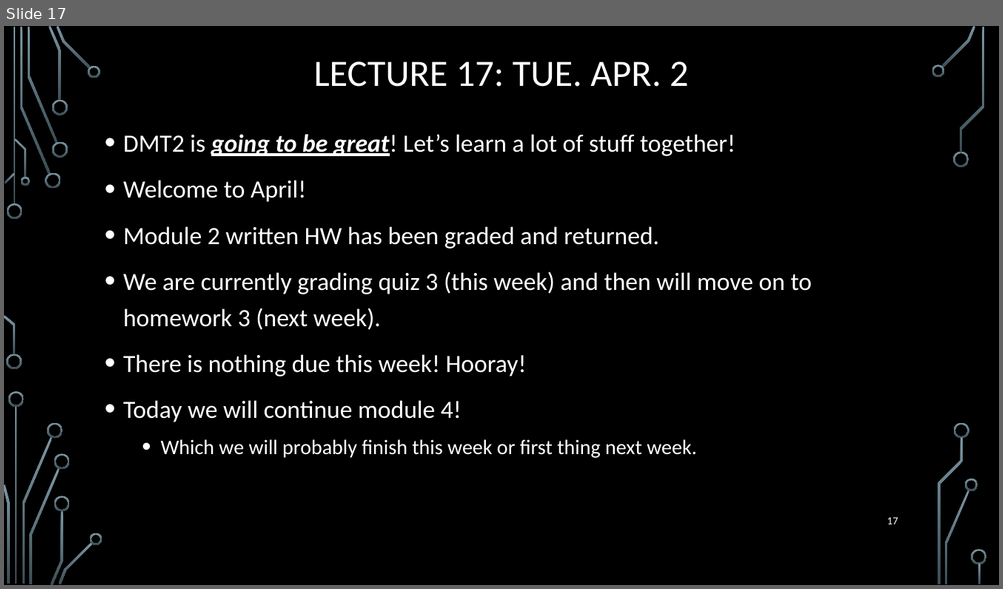
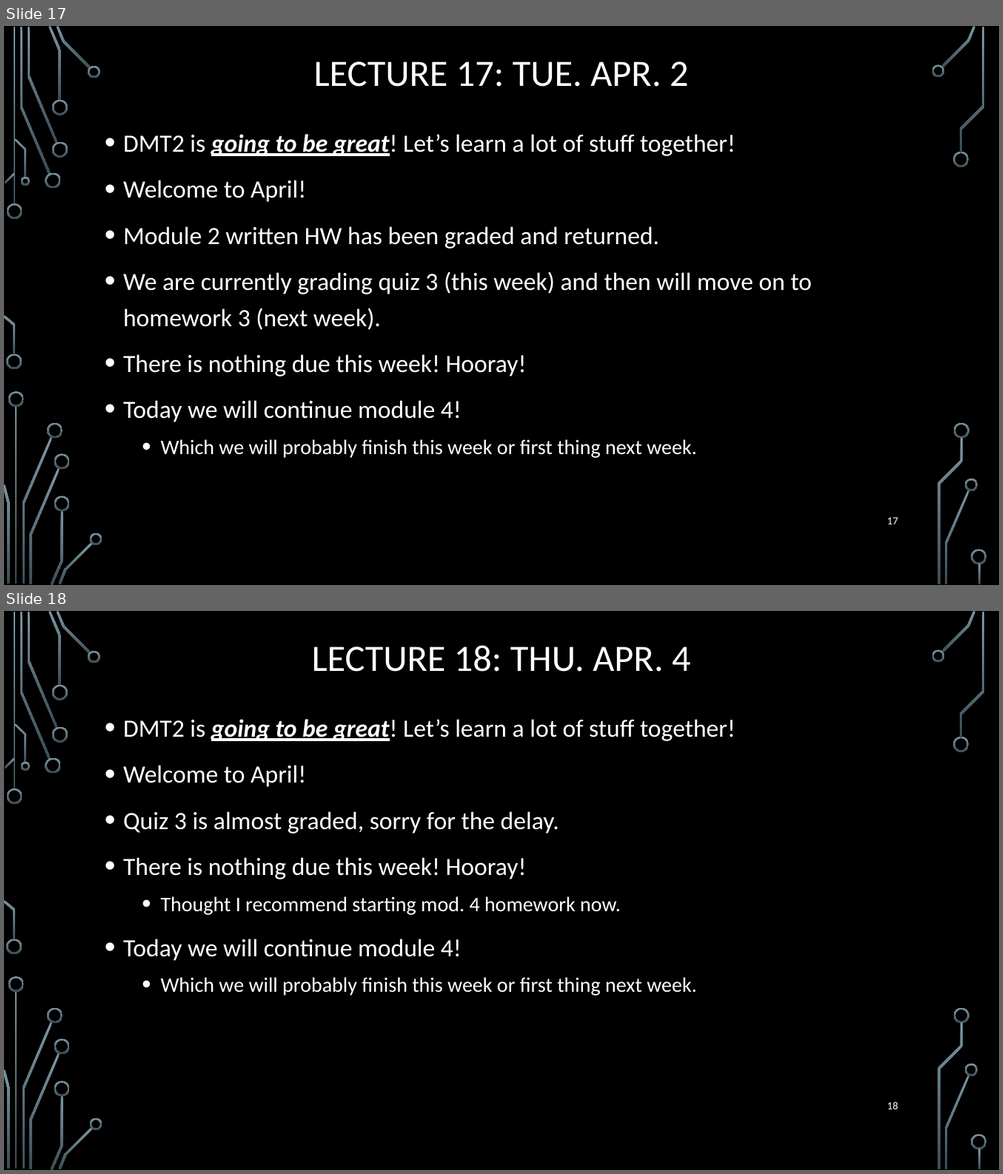
Before and after one commit to markfloryan/dmt2, a slide deck: slides/00-DailyAnnouncements.pptx. Shown one above the other, each under a label of ours: slide 17 before the commit, slides 17 and 18 after it. The pictures are 1003x589 and 1003x1174 pixels, drawn with LibreOffice and Linux fonts; fonts in the diff are those of the drawing; background and template pictures are left out. Boxes give left, top, right and bottom in pixels: in the first picture for what was removed or moved away, otherwise in the second. Text is boxed around its words. In the diff, an @@ line names an element or a change of style, - is before the commit and + after.

```diff
--- a/slides/00-DailyAnnouncements.pptx
+++ b/slides/00-DailyAnnouncements.pptx
@@ slide 18 added at box(4, 611, 999, 1170), background picture (left out); not listed: 36 template elements that a slide beside it also shows @@
@@ title added at box(312, 645, 691, 672), 36 pt, text #FFFFFF @@
+LECTURE 18: THU. APR. 4
@@ text added at box(123, 719, 735, 996), 24 pt, text #FFFFFF @@
+• DMT2 is going to be great! Let’s learn a lot of stuff together!
+• Welcome to April!
+• Quiz 3 is almost graded, sorry for the delay.
+• There is nothing due this week! Hooray!
+  • Thought I recommend starting mod. 4 homework now.
+• Today we will continue module 4!
+  • Which we will probably finish this week or first thing next week.
@@ page number added at box(887, 1102, 898, 1110), 10.5 pt, text #FFFFFF @@
+18
```
Also in this commit, not shown: 2 other files.
